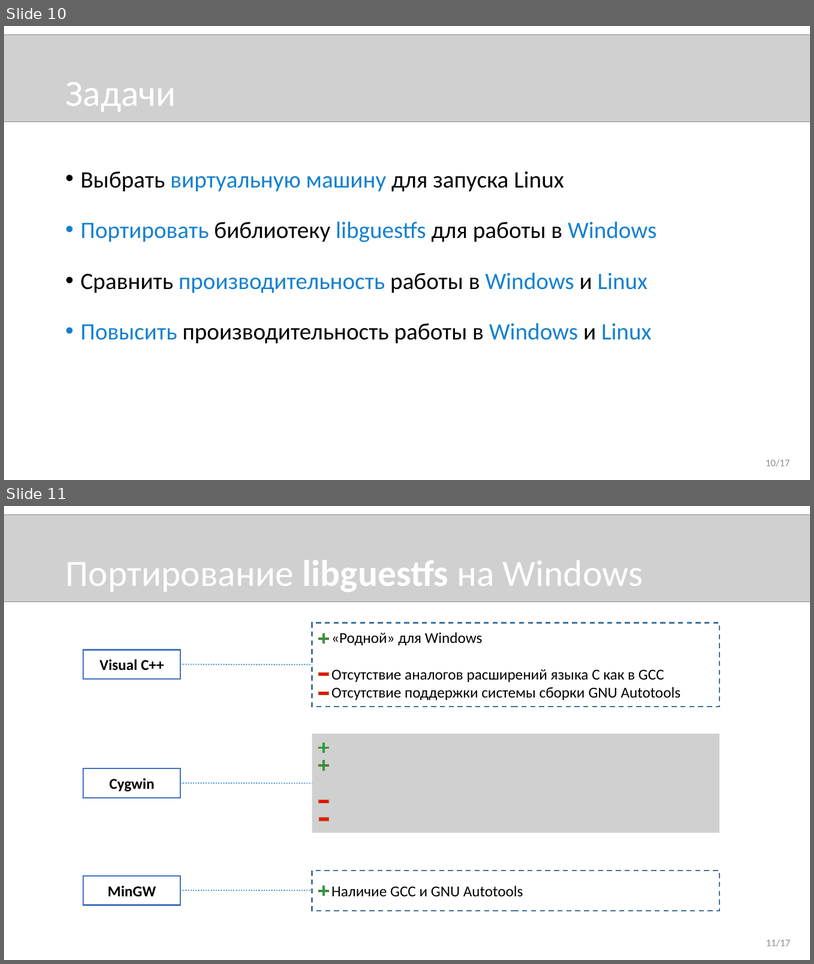
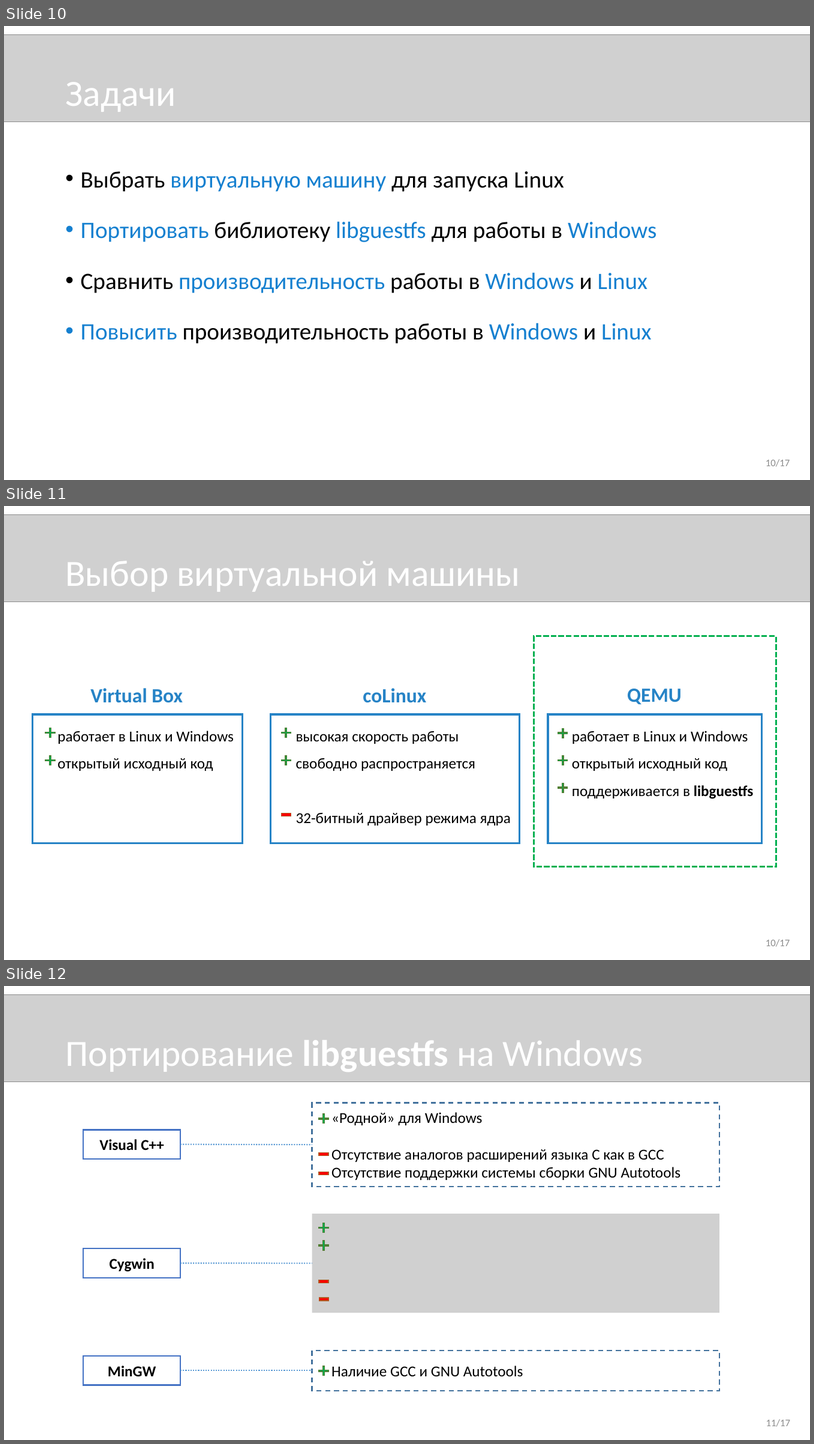
Before and after one commit to novokrest/master-thesis, a slide deck: presentation.pptx. Shown one above the other, each under a label of ours: slides 10 and 11 before the commit, slides 10, 11 and 12 after it. The pictures are 814x964 and 814x1444 pixels, drawn with LibreOffice and Linux fonts; fonts in the diff are those of the drawing; grey boxes stand for pictures. Boxes give left, top, right and bottom in pixels: in the first picture for what was removed or moved away, otherwise in the second. Text is boxed around its words. In the diff, an @@ line names an element or a change of style, - is before the commit and + after.

```diff
--- a/presentation.pptx
+++ b/presentation.pptx
@@ slide 11 added at (4,506,810,960), background #FFFFFF @@
@@ picture added at (4,515,810,601) @@
@@ title added at (65,561,521,592), 44 pt, text #FFFFFF @@
+Выбор виртуальной машины
@@ rectangle added at (534,636,777,867), outline #00B050 2.25 pt dashed @@
@@ group added at (32,688,242,843): 2 texts, 2 pluses, 1 rectangle @@
+работает в Linux и Windows
+открытый исходный код
+Virtual Box
@@ group added at (271,688,520,843): 2 texts, 2 rectangles, 2 pluses @@
+высокая скорость работы
+свободно распространяется
+32-битный драйвер режима ядра
+coLinux
@@ group added at (548,688,762,843): 3 pluses, 2 texts, 1 rectangle @@
+работает в Linux и Windows
+открытый исходный код
+поддерживается в libguestfs
+QEMU
@@ text added at (766,939,790,946), 12 pt, text #8C8C8C @@
+10/17
@@ what was slide 11 is now slide 12 @@
```
Also in this commit, not shown: 1 other file.
